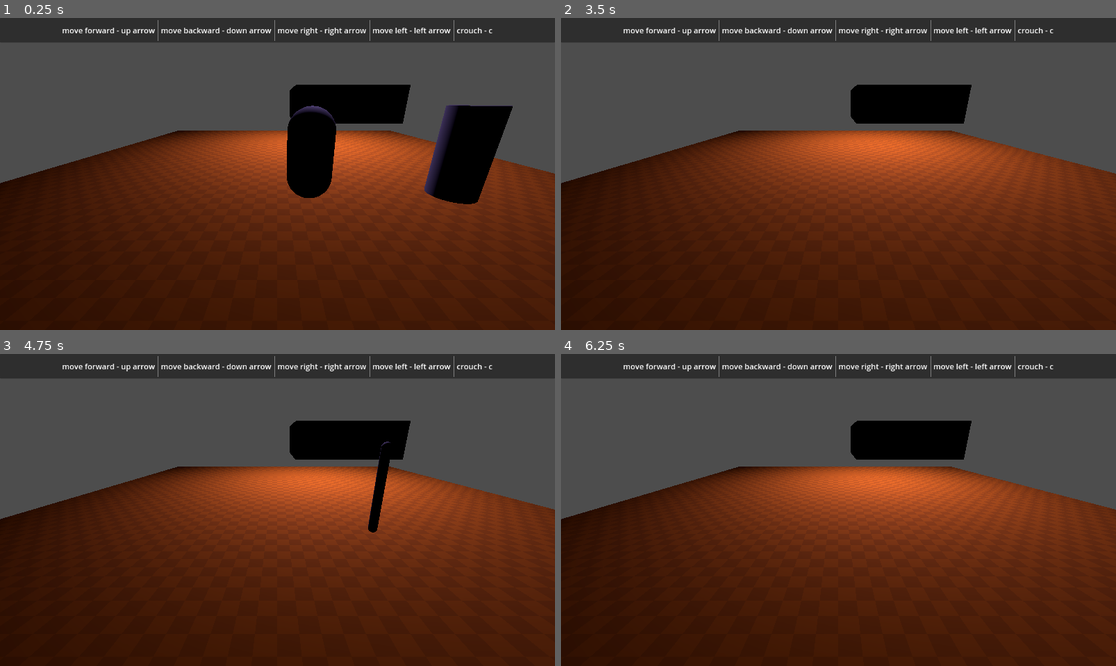
Above: before the commit, frames 1-4 (two rows, left to right).
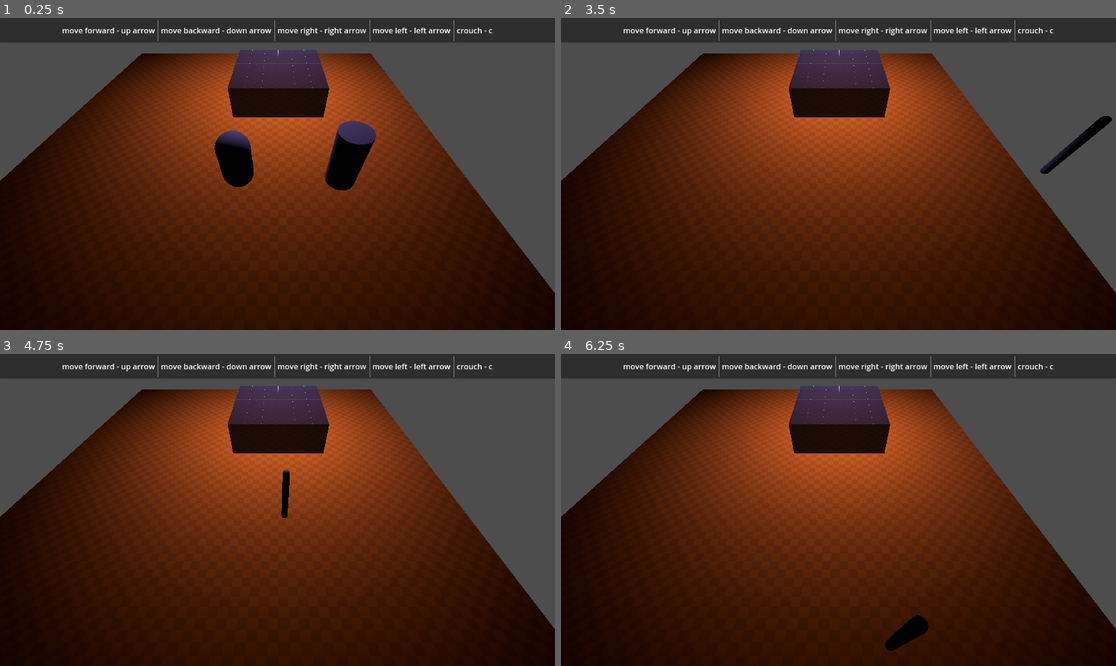
Above: after the commit, the same moments.

Repository: SockSteve/Crouch3D_Demo
Game: Godot game, scene res://GameWorld.tscn
The game is run twice, just before and just after one commit, with the same random seed, the same clock (stepped at 60 frames per second) and the same inputs.
Inputs:
- Up to frame 1 (0.25 s): no input
- Up to frame 2 (3.5 s): tap Enter (ui_accept) at 0.5, 0.77, 1.52, 2.75, 3.02 s; hold Right (ui_right) 0.53-1.28 s; hold C (crouch) 0.53-1.28 s; hold Down (ui_down) 1.28-2.03 s; tap C (crouch) at 1.35, 2.85 s; hold Right (ui_right) 2.03-2.78 s; hold C (crouch) 2.03-2.78 s; hold Up (ui_up) from 2.78 s (still down)
- Up to frame 3 (4.75 s): release Up (ui_up) at 3.53 s; hold C (crouch) 3.53-4.28 s; hold Left (ui_left) from 3.53 s (still down); tap Enter (ui_accept) at 3.77, 4.52 s; tap C (crouch) at 4.35 s
- Up to frame 4 (6.25 s): release Left (ui_left) at 5.03 s; hold Down (ui_down) 5.03-5.78 s; hold C (crouch) 5.03-5.78 s; hold Right (ui_right) from 5.78 s (still down); tap C (crouch) at 5.85 s; tap Enter (ui_accept) at 6.02 s

The runs differ from the first frame. In frame 1, 39% of the frame differs, in the area x 0-100%, y 10-100%; in frame 2, 36%; in frame 3, 36%; in frame 4, 36%.

Commit message:
some smol changes

Diff:
--- a/CrouchBody_1.gd
+++ b/CrouchBody_1.gd
@@ -17,7 +17,7 @@
 		velocity.y -= gravity * delta
 
 	# Handle crouch.
-	crouch_component.can_uncrouch = not move_and_collide(crouch_component.grow_dir + Vector3(0,.2,0),true)
+	crouch_component.can_uncrouch = not move_and_collide(crouch_component.grow_dir + Vector3(0,.1,0),true)
 
 	# Handle jump.
 	if Input.is_action_just_pressed("ui_accept") and is_on_floor():
--- a/CrouchComponent.gd
+++ b/CrouchComponent.gd
@@ -58,7 +58,7 @@
 	set_capsule_height(new_collision_height, new_mesh_height)
 	# The CROUCH_SPEED is multiplicated with 2 because we cant to test the future grow direction
 	# for collision. otherwise the objects collision would bump into the ceiling an is unable to move
-	grow_dir = Vector3(0,CROUCH_SPEED * 2, 0)
+	grow_dir = Vector3(0,CROUCH_SPEED, 0)
 
 # Example function to decrease the height
 func decrease_height() -> void:
--- a/GameWorld.tscn
+++ b/GameWorld.tscn
@@ -10,6 +10,8 @@
 uv1_triplanar = true
 
 [sub_resource type="StandardMaterial3D" id="StandardMaterial3D_7vggg"]
+transparency = 1
+albedo_color = Color(1, 1, 1, 0.858824)
 albedo_texture = ExtResource("3_766dj")
 uv1_triplanar = true
 
@@ -99,7 +101,7 @@
 transform = Transform3D(1, 0, 0, 0, 1, 0, 0, 0, 1, 3.10385, 0.541447, 1.9104)
 
 [node name="Camera3D" type="Camera3D" parent="."]
-transform = Transform3D(1, 0, 0, 0, 0.941635, 0.336635, 0, -0.336635, 0.941635, -0.996087, 2.58335, 6.31285)
+transform = Transform3D(1, 0, 0, 0, 0.642788, 0.766044, 0, -0.766044, 0.642788, 0.972912, 5.96597, 6.28817)
 
 [node name="StaticBody3D" type="StaticBody3D" parent="."]
 transform = Transform3D(1, 0, 0, 0, 1, 0, 0, 0, 1, 1, 2.5, -1)
